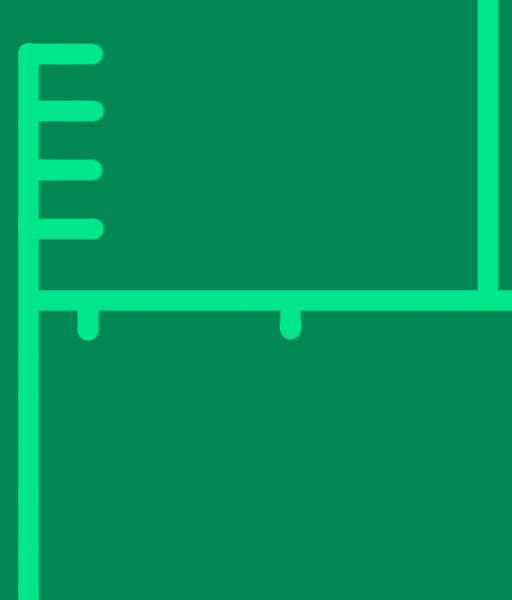
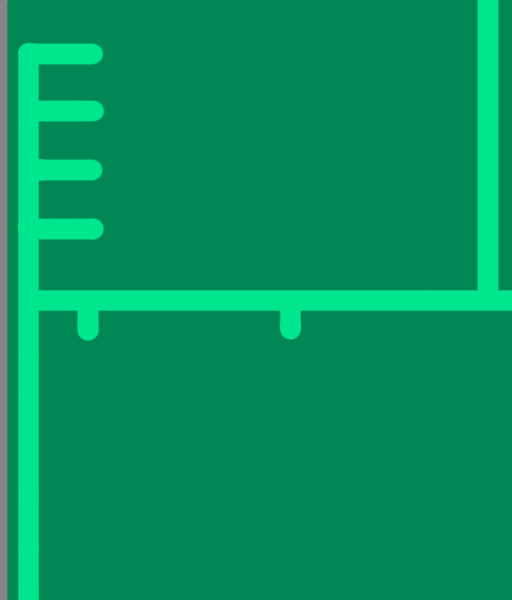
Two versions of the same layered image (512 × 600). Layer-by-layer changes:
painted on "Layer 1" over box(0, 0, 8, 600)
